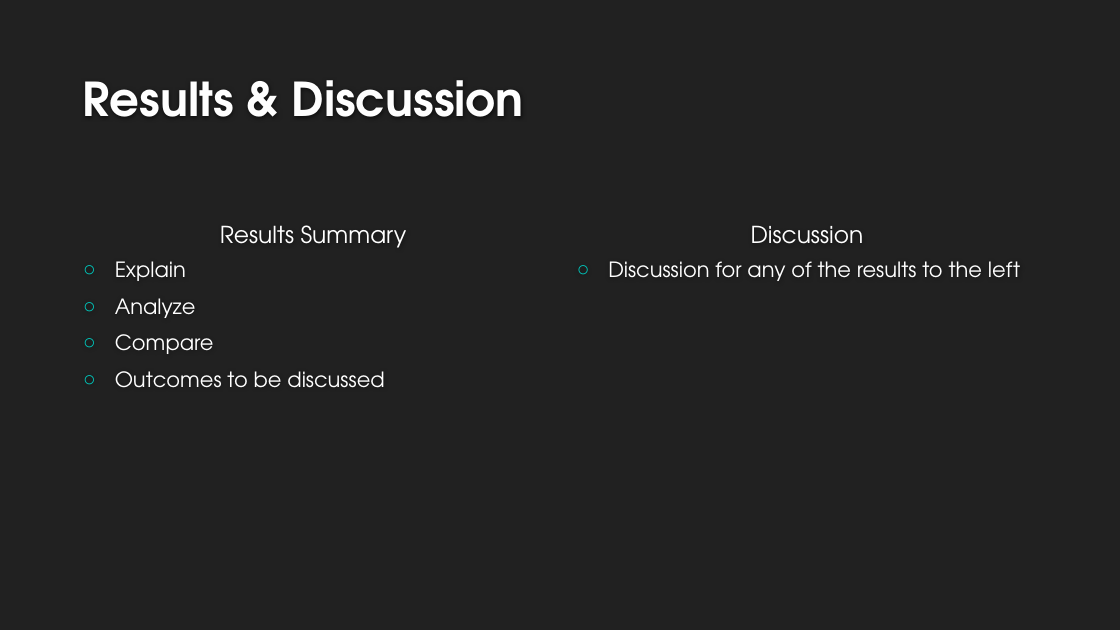
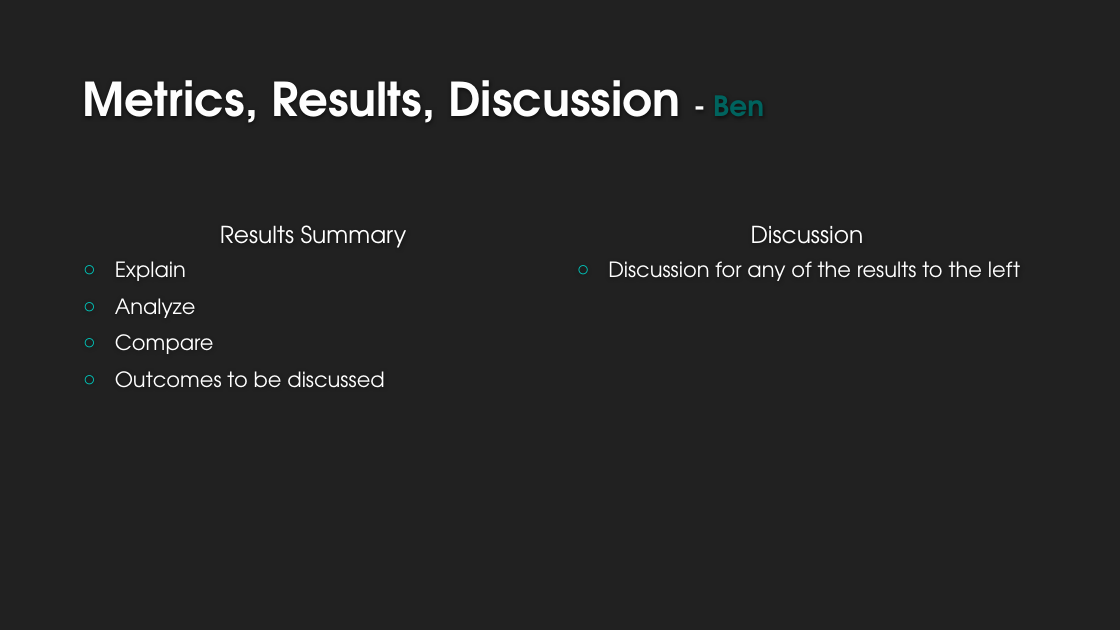
Before and after one commit to LaurenMadar/AML-finalgroup2, a slide deck: slide 9 of other/Group2_Phase1.pptx (slide 7 before the commit). Drawn at 1120x630 pixels with LibreOffice and Linux fonts; fonts in the diff are those of the drawing; background and template pictures are left out. Boxes give left, top, right and bottom in pixels: in the first picture for what was removed or moved away, otherwise in the second. Text is boxed around its words. In the diff, an @@ line names an element or a change of style, - is before the commit and + after.

```diff
--- a/other/Group2_Phase1.pptx
+++ b/other/Group2_Phase1.pptx
@@ title at box(83, 80, 764, 123): text changed @@
-Results & Discussion
+Metrics, Results, Discussion - Ben
```
Also in this commit, not shown: 5 other slides changed, 3 slides added, 1 slide removed.
